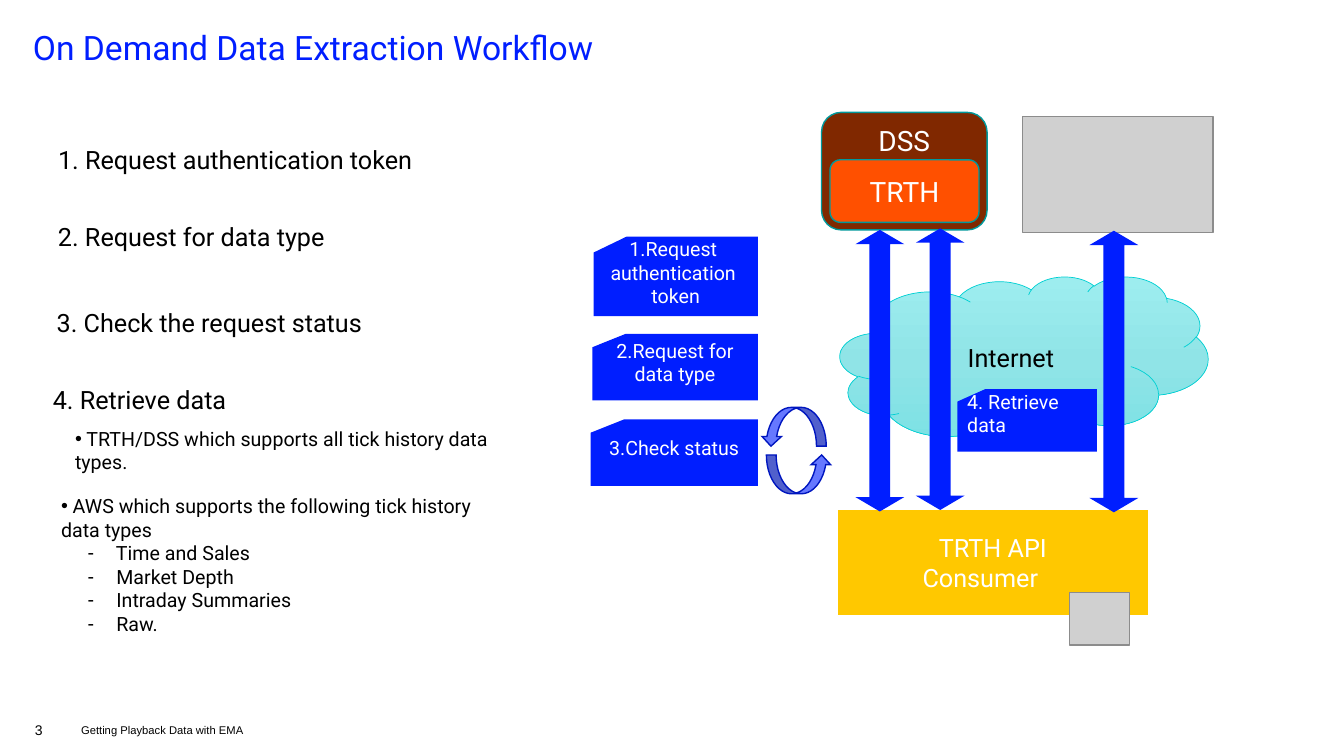
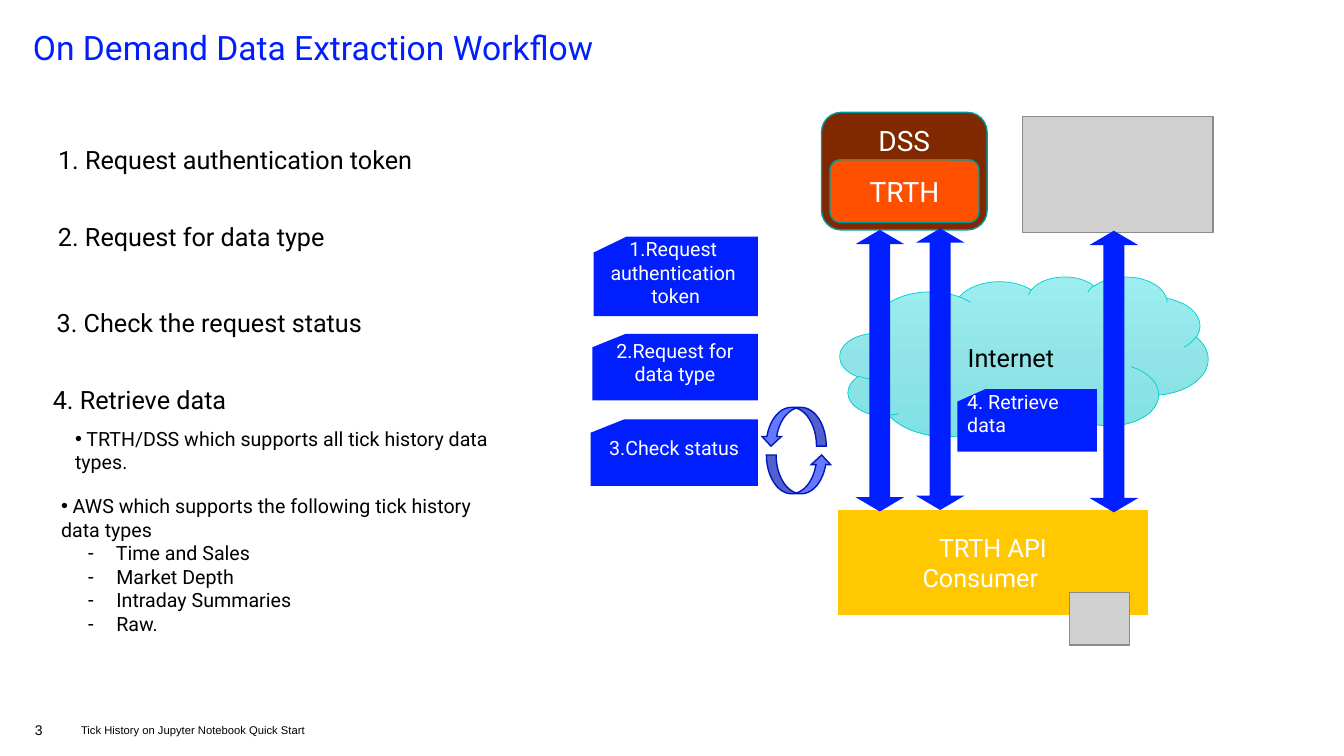
Before and after one commit to LSEG-API-Samples/Article.RTH.Python.RTHOnJupyterNotebookQuickStart, a slide deck: slide 3 of TRTH_on_Jupyter_Notebook_QuickStart.pptx. Drawn at 1344x756 pixels with LibreOffice and Linux fonts; fonts in the diff are those of the drawing; grey boxes stand for pictures; background and template pictures are left out. Boxes give left, top, right and bottom in pixels: in the first picture for what was removed or moved away, otherwise in the second. Text is boxed around its words. In the diff, an @@ line names an element or a change of style, - is before the commit and + after.

```diff
--- a/TRTH_on_Jupyter_Notebook_QuickStart.pptx
+++ b/TRTH_on_Jupyter_Notebook_QuickStart.pptx
@@ text at box(81, 726, 305, 736): text changed @@
-Getting Playback Data with EMA
+Tick History on Jupyter Notebook Quick Start
```
Also in this commit, not shown: 2 other slides changed, 1 other file.
